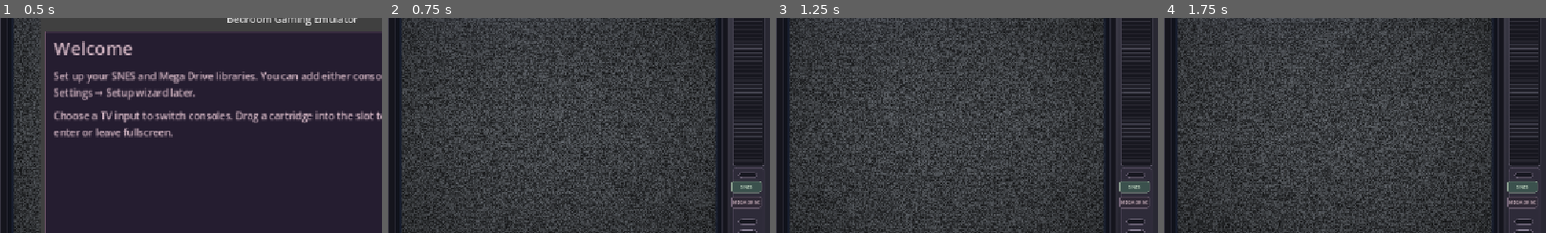
Above: before the commit, frames 1-4 (left to right).
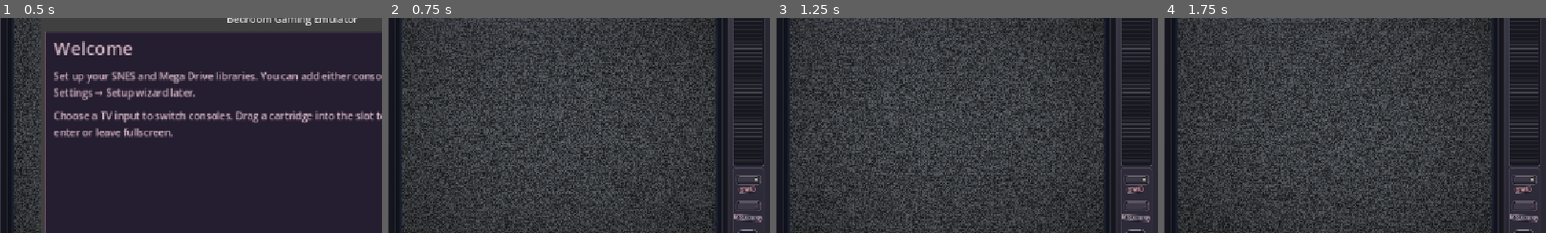
Above: after the commit, the same moments.

Repository: BaconBaps/snes
Game: Godot game, scene res://room.tscn
The game is run twice, just before and just after one commit, with the same random seed, the same clock (stepped at 60 frames per second) and the same inputs.
Inputs (mouse positions are % of the whole screen's width and height, from its top left):
- Up to frame 1 (0.5 s): no input
- Up to frame 2 (0.75 s): click "Skip setup" at 0.5 s
- Up to frame 3 (1.25 s): no input
- Up to frame 4 (1.75 s): tap Enter at 1.25 s; move the mouse to (72, 45) at 1.27 s; hold Right from 1.28 s (still down); tap Z at 1.35 s; click (72, 45) at 1.42 s
The pictures show only the part of the screen within x 12-62%, y 9-59%; the shares and areas given below are measured in that part.

Frame 1 is identical in both runs. In frame 2, 1.0% of the frame differs, in the area x 89-98%, y 71-97%; in frame 3, 1.0%; in frame 4, 1.0%.

Commit message:
Style CRT input controls as physical buttons with embossed labels

Diff:
--- a/room.gd
+++ b/room.gd
@@ -1879,14 +1879,13 @@
 		line(Vector2(658, y), Vector2(700, y), "#60606f")
 		line(Vector2(658, y + 1), Vector2(700, y + 1), "#24232c", 2)
 	rounded(Rect2(655, 341, 48, 131), 4, "#2e2b39", "#4f485b")
-	for y in [348, 418, 434]:
-		rounded(Rect2(664, y, 28, 9), 4, "#171720", "#645c6e")
-		line(Vector2(669, y + 1), Vector2(686, y + 1), "#878093")
+	rounded(Rect2(664, 434, 28, 9), 4, "#171720", "#645c6e")
+	line(Vector2(669, 435), Vector2(686, 435), "#878093")
 	draw_circle(Vector2(695, 452), 2.5, Color("#9fd0bc") if powered else Color("#57444e"))
 	rounded(Rect2(147, 484, 547, 9), 3, "#211d29")
 
 func tv_input_rect(index: int) -> Rect2:
-	return Rect2(653, 361 + index * 23, 46, 18)
+	return Rect2(660, 351 + index * 40, 38, 16)
 
 func setup_tv_inputs() -> void:
 	for index in range(2):
@@ -1898,6 +1897,8 @@
 		button.mouse_default_cursor_shape = Control.CURSOR_POINTING_HAND
 		button.mouse_entered.connect(queue_redraw)
 		button.mouse_exited.connect(queue_redraw)
+		button.button_down.connect(queue_redraw)
+		button.button_up.connect(queue_redraw)
 		button.pressed.connect(request_console_switch.bind(index))
 		add_child(button)
 		tv_input_buttons.append(button)
@@ -1905,20 +1906,37 @@
 
 func position_tv_inputs() -> void:
 	for index in range(tv_input_buttons.size()):
-		var rect := tv_input_rect(index)
+		var rect := tv_input_rect(index).grow(3)
 		tv_input_buttons[index].position = rect.position + TV_OFFSET
 		tv_input_buttons[index].size = rect.size
 
 func draw_tv_inputs() -> void:
 	for index in range(tv_input_buttons.size()):
 		var rect := tv_input_rect(index)
+		var button := tv_input_buttons[index]
 		var active := index == int(megadrive)
-		var hovered_button := tv_input_buttons[index].is_hovered()
-		rounded(rect, 3, "#3b514d" if active else ("#51495b" if hovered_button else "#302936"),
-			"#86998b" if active else "#716275")
-		draw_string(ThemeDB.fallback_font, rect.position + Vector2(0, 12),
-			"SNES" if index == 0 else "MEGA DRIVE", HORIZONTAL_ALIGNMENT_CENTER,
-			int(rect.size.x), 7, Color("#dcf0d8" if active else "#dabfca"))
+		rounded(rect, 4, "#191820", "#655b6c")
+		var cap := rect.grow(-2.0)
+		if button.is_pressed():
+			cap.position.y += 1.0
+		rounded(cap, 3, "#504a5a" if button.is_hovered() else "#3d3947", "#292630")
+		line(cap.position + Vector2(4, 1), Vector2(cap.end.x - 4, cap.position.y + 1), "#777080")
+		line(Vector2(cap.position.x + 4, cap.end.y - 2), cap.end - Vector2(4, 2), "#24212d")
+		var indicator := Vector2(cap.end.x - 6, cap.get_center().y)
+		draw_circle(indicator, 2.5, Color("#28232c"), true, -1, true)
+		draw_circle(indicator, 1.5, Color("#c9d6a3" if active else "#554653"), true, -1, true)
+
+		var tape_width := 25.0 if index == 0 else 43.0
+		var tape_origin := Vector2(664 if index == 0 else 657, rect.end.y + 4)
+		var tilt := deg_to_rad(-6.0 if index == 0 else 4.0)
+		set_prop_transform(TV_OFFSET + tape_origin, tilt)
+		rounded(Rect2(0, 1, tape_width, 9), 1, "#1a1320")
+		rounded(Rect2(0, 0, tape_width, 9), 1, "#4e2b3b" if index == 0 else "#2b3548", "#7f6878")
+		var label := "SNES" if index == 0 else "MEGA DRIVE"
+		var font := ThemeDB.fallback_font
+		draw_string(font, Vector2(0.4, 7.7), label, HORIZONTAL_ALIGNMENT_CENTER, int(tape_width), 7, Color("#221722"))
+		draw_string(font, Vector2(0, 7), label, HORIZONTAL_ALIGNMENT_CENTER, int(tape_width), 7, Color("#f3d9d4"))
+		set_prop_transform(TV_OFFSET)
 
 func draw_television() -> void:
 	set_prop_transform(TV_OFFSET)
